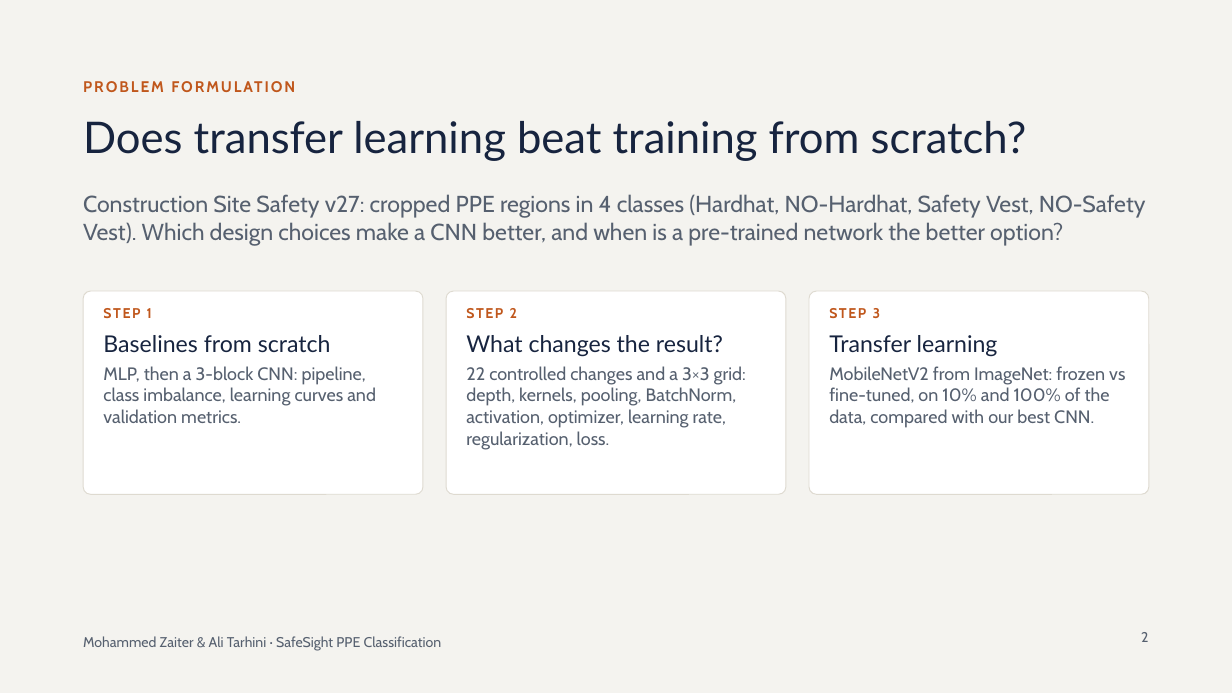
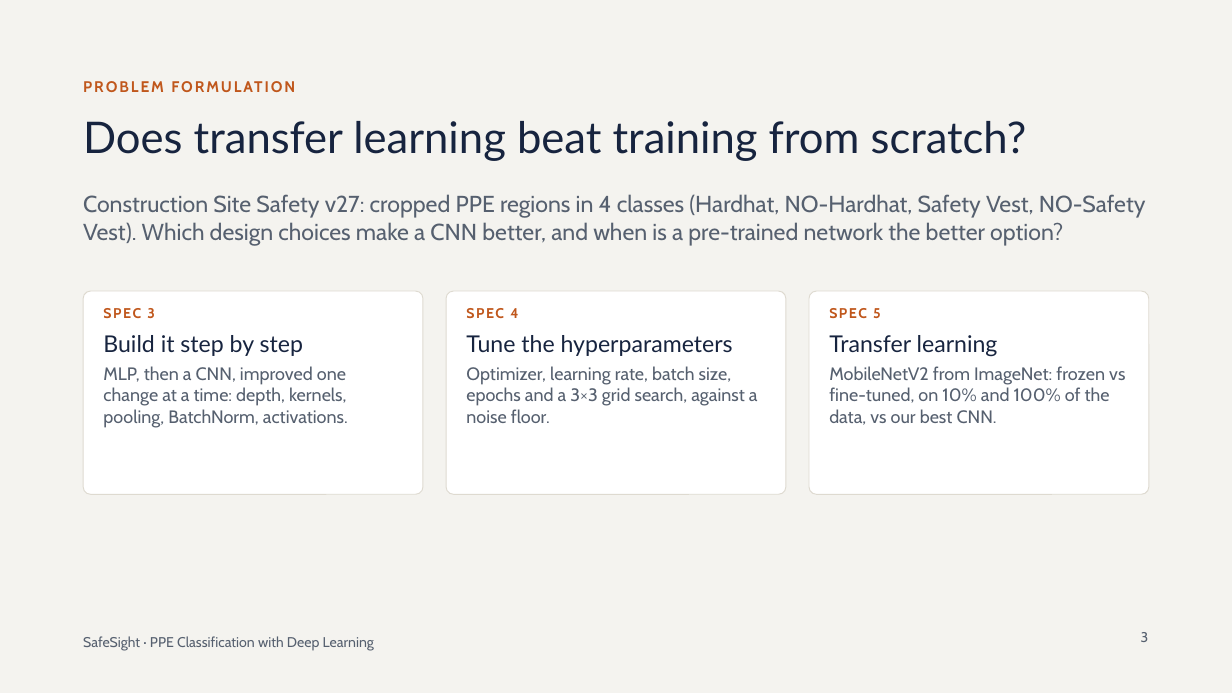
Before and after one commit to MohammedZaiter/Neural-Networks-and-Deep-Learning, a slide deck: slide 3 of Presentation/SafeSight_PPE_Deep_Learning.pptx (slide 2 before the commit). Drawn at 1232x693 pixels with LibreOffice and Linux fonts; fonts in the diff are those of the drawing. Boxes give left, top, right and bottom in pixels: in the first picture for what was removed or moved away, otherwise in the second. Text is boxed around its words. In the diff, an @@ line names an element or a change of style, - is before the commit and + after.

Commit message:
+update the presentation

```diff
--- a/Presentation/SafeSight_PPE_Deep_Learning.pptx
+++ b/Presentation/SafeSight_PPE_Deep_Learning.pptx
@@ text at [103,308,348,428]: text changed @@
-STEP 1
-Baselines from scratch
-MLP, then a 3-block CNN: pipeline, class imbalance, learning curves and validation metrics.
+SPEC 3
+Build it step by step
+MLP, then a CNN, improved one change at a time: depth, kernels, pooling, BatchNorm, activations.
@@ text at [466,308,758,423]: text changed @@
-STEP 2
-What changes the result?
-22 controlled changes and a 3×3 grid: depth, kernels, pooling, BatchNorm, activation, optimizer, learning rate, regularization, loss.
+SPEC 4
+Tune the hyperparameters
+Optimizer, learning rate, batch size, epochs and a 3×3 grid search, against a noise floor.
@@ text at [873,308,881,318]: text changed @@
-STEP 3
+SPEC 5
@@ text at [829,366,1125,425]: text changed @@
-MobileNetV2 from ImageNet: frozen vs fine-tuned, on 10% and 100% of the data, compared with our best CNN.
+MobileNetV2 from ImageNet: frozen vs fine-tuned, on 10% and 100% of the data, vs our best CNN.
@@ text at [83,636,374,651]: text changed @@
-Mohammed Zaiter & Ali Tarhini · SafeSight PPE Classification
+SafeSight · PPE Classification with Deep Learning
@@ page number at [1141,632,1149,642]: text changed @@
-2
+3
```
Also in this commit, not shown: 22 other slides changed, 10 slides added.
